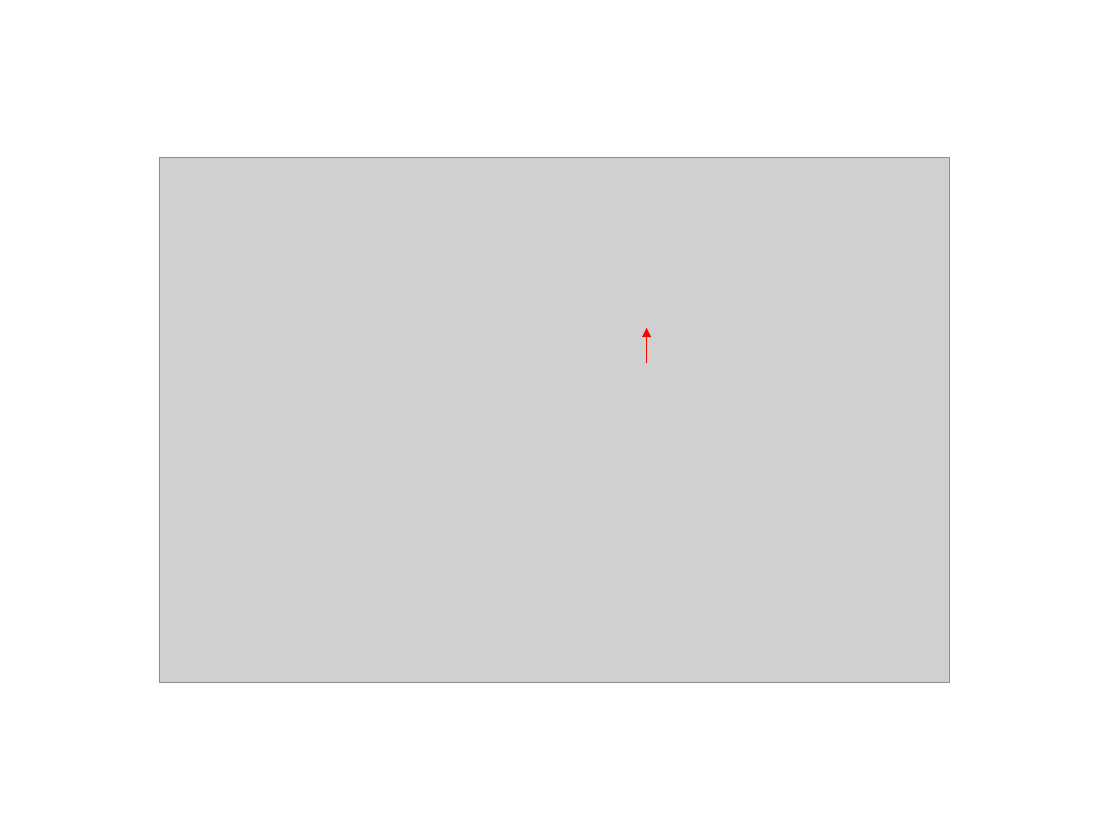
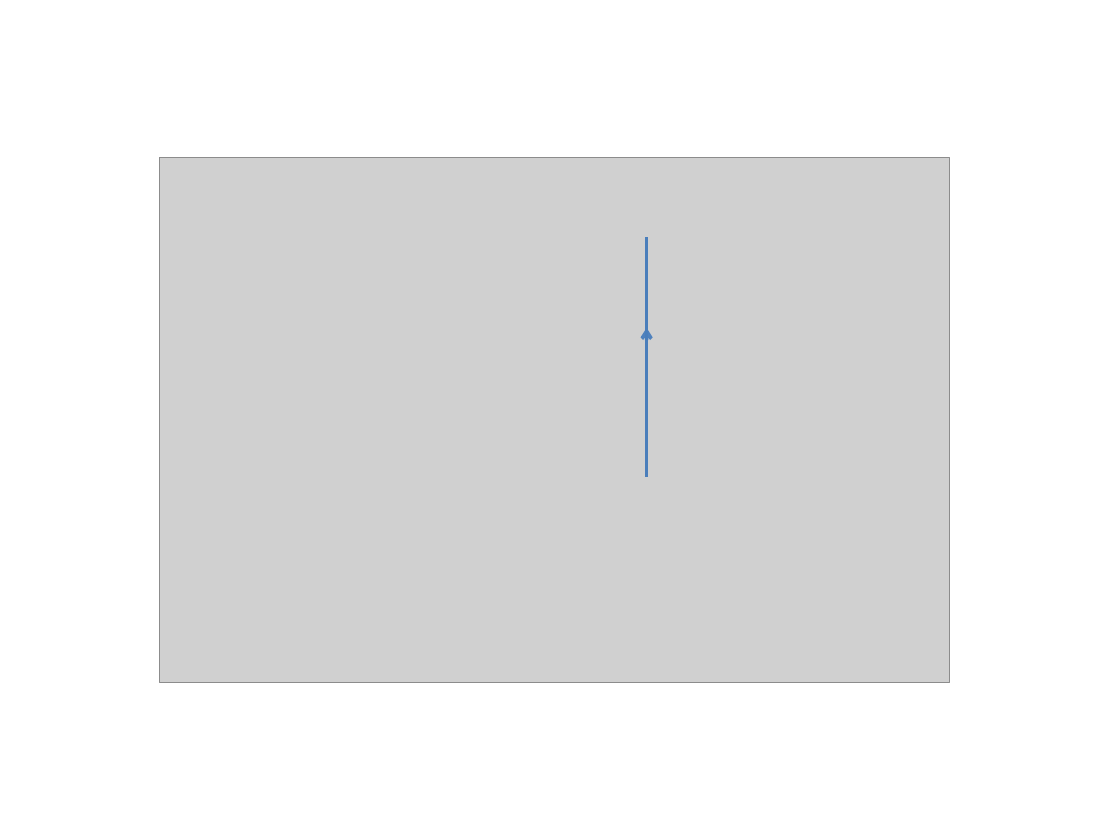
Before and after one commit to rtlines/Introductory-Physics-II, a slide deck: slide 11 of Lecture_Slides/PH 123 Lecture 35.pptx. Drawn at 1120x840 pixels with LibreOffice and Linux fonts; fonts in the diff are those of the drawing; grey boxes stand for pictures. Boxes give left, top, right and bottom in pixels: in the first picture for what was removed or moved away, otherwise in the second. Text is boxed around its words. In the diff, an @@ line names an element or a change of style, - is before the commit and + after.

```diff
--- a/Lecture_Slides/PH 123 Lecture 35.pptx
+++ b/Lecture_Slides/PH 123 Lecture 35.pptx
@@ line added from (646, 237) to (646, 477), #4B7EBC 2.25 pt @@
@@ arrow (646, 363) - (646, 328): stroke #FF0000 0.75 pt to #4F81BD 2.25 pt; arrowheads changed @@
```
Also in this commit, not shown: 1 other slide changed, 1 slide added, 1 slide removed, 7 other files.
